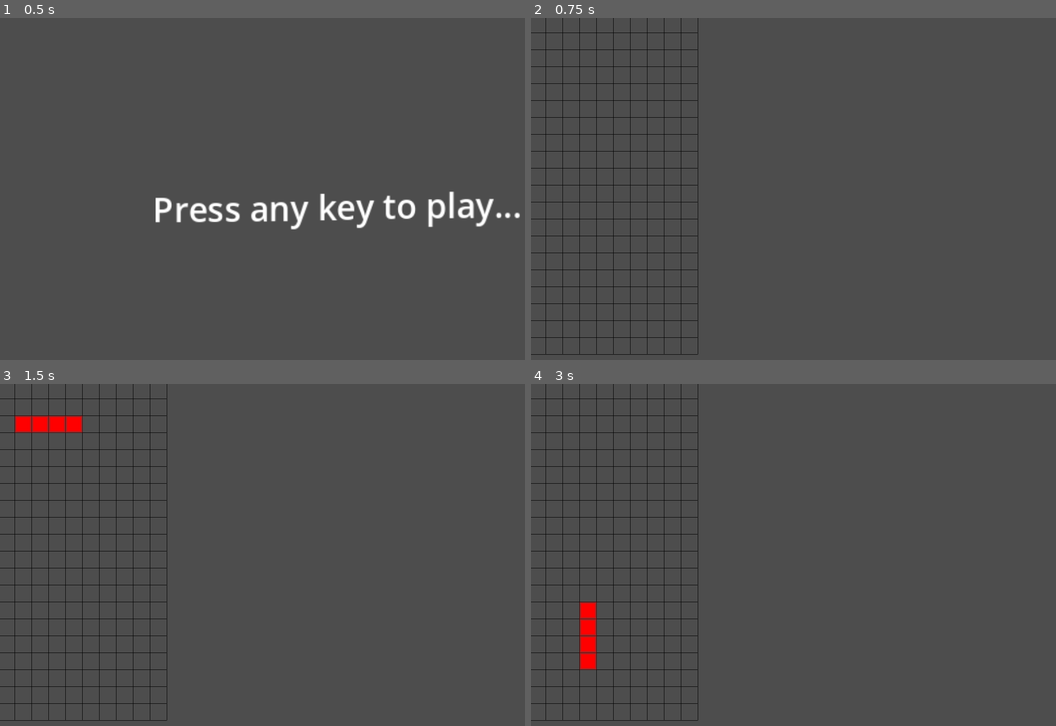
Above: before the commit, frames 1-4 (two rows, left to right).
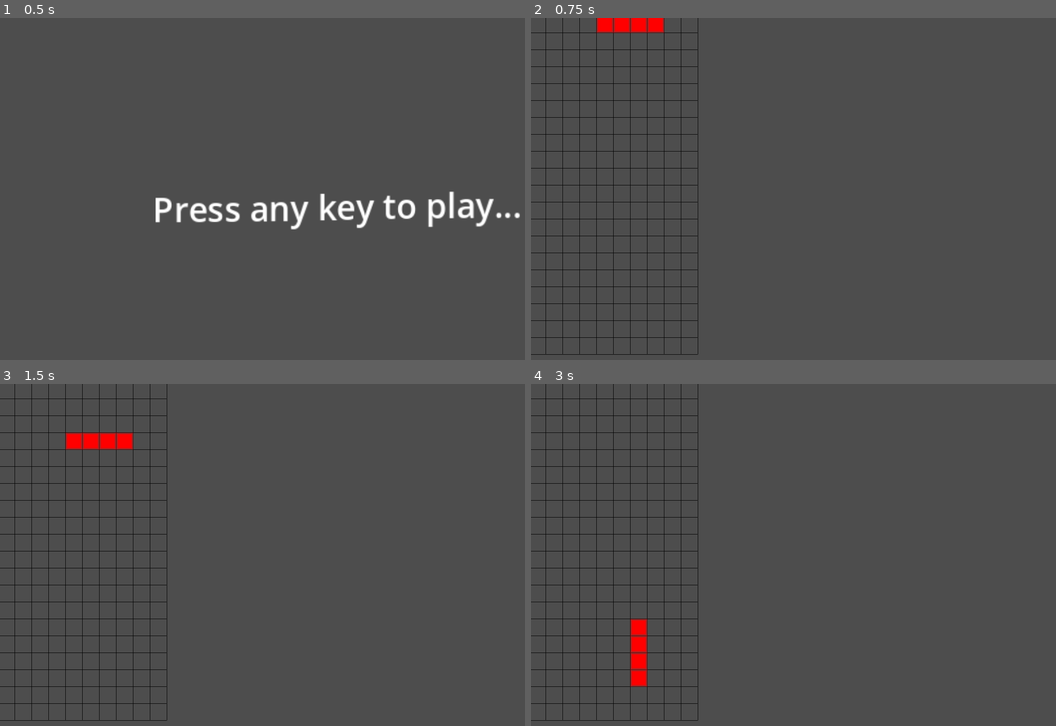
Above: after the commit, the same moments.

Repository: abFrancisco/tetris_clone
Game: Godot game, scene res://main.tscn
Same seed, same stepped clock (60 frames per second), same inputs: the game is played once before the commit and once after it.
Inputs:
- Up to frame 1 (0.5 s): no input
- Up to frame 2 (0.75 s): tap Enter at 0.5 s; hold D (right) from 0.53 s (still down); tap Alt at 0.6 s
- Up to frame 3 (1.5 s): tap Tab at 0.8, 1.35 s; tap Space at 1.25 s; release D (right) at 1.28 s; hold S (down) from 1.28 s (still down)
- Up to frame 4 (3 s): tap Ctrl at 1.55, 2.1 s; release S (down) at 2.03 s; hold D (right) 2.03-2.78 s; tap Alt at 2.3, 2.85 s; tap Enter at 2.75 s; hold W (up) from 2.78 s (still down)

Frame 1 is identical in both runs. In frame 2, 0.6% of the frame differs, in the area x 12-26%, y 0-5%; in frame 3, 1.3%; in frame 4, 1.4%, in the area x 9-23%, y 63-89%.

Commit message:
changed spawn location to be centered for o and i pieces, the rest are offset 1 position to the left

Diff:
--- a/level.gd
+++ b/level.gd
@@ -72,11 +72,15 @@
 		game_grid.append(row)
 
 func spawn_piece():
+	var selected_piece:String = bag[bag_index][piece_index]
 	if current_piece != null:
 		current_piece.queue_free()
 	current_piece=tetromino.new()
-	current_piece.cells=pieces.get(bag[bag_index][piece_index])
-	current_piece.piece_position=Vector2(0, -2)
+	current_piece.cells=pieces.get(selected_piece)
+	if (selected_piece == "o" or selected_piece == "i"):
+		current_piece.piece_position=Vector2(grid_width / 2 - current_piece.cells.size() / 2, -1)
+	else:
+		current_piece.piece_position=Vector2(grid_width / 2 - current_piece.cells.size() / 2 - 1, -1)
 	piece_index += 1
 	if piece_index >= 7:
 		piece_index = 0
Not shown, changed: idea.txt
